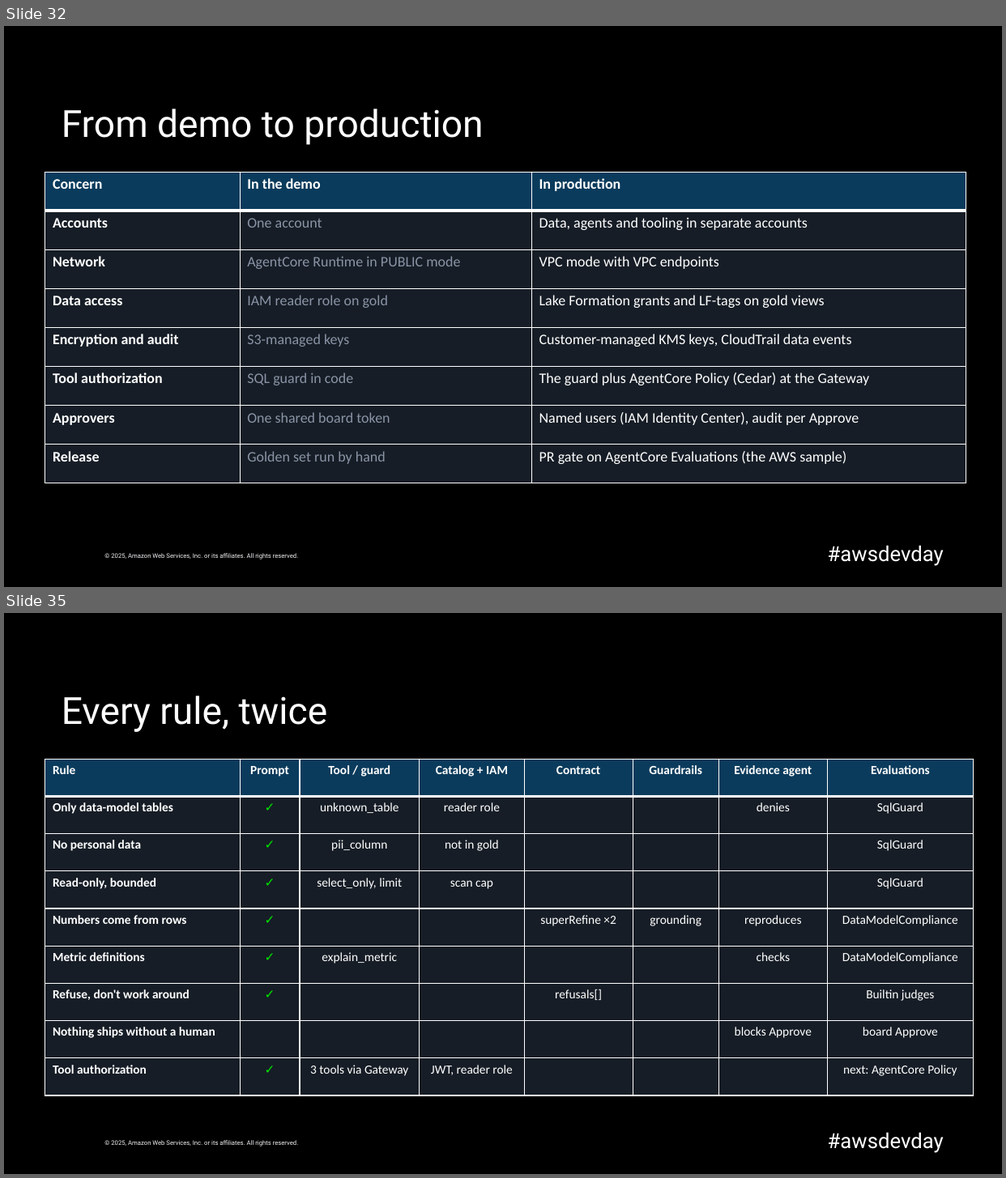
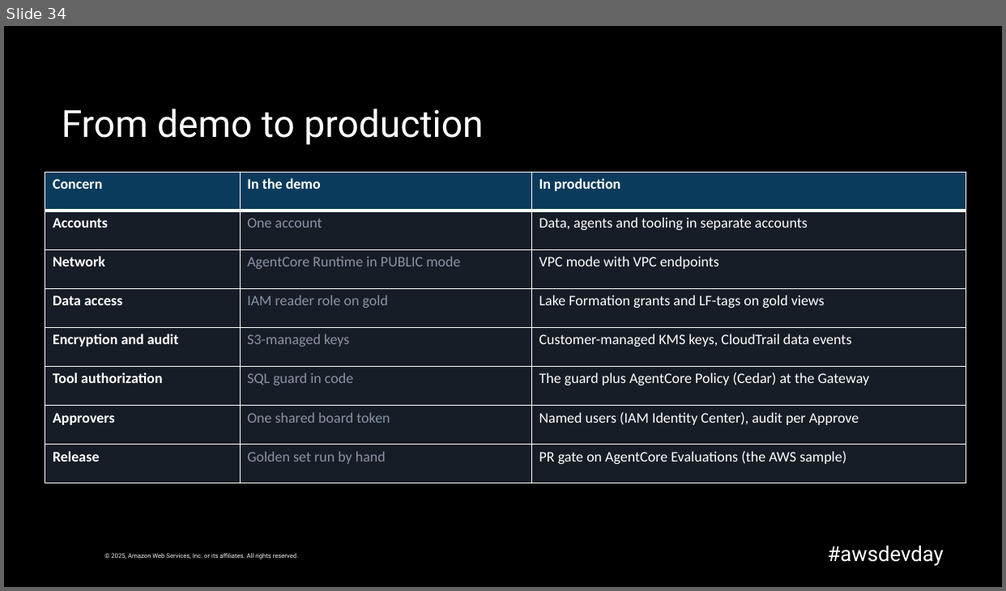
Before and after one commit to caroline-cah/lakehouse-harness, a slide deck: talk/harness-engineering-live.pptx. Shown one above the other, each under a label of ours: slides 32 and 35 before the commit, slide 34 after it; the slides between them are not shown. The pictures are 1006x1178 and 1006x591 pixels, drawn with LibreOffice and Linux fonts; fonts in the diff are those of the drawing; background and template pictures are left out. Boxes give left, top, right and bottom in pixels: in the first picture for what was removed or moved away, otherwise in the second. Text is boxed around its words. In the diff, an @@ line names an element or a change of style, - is before the commit and + after.

```diff
--- a/talk/harness-engineering-live.pptx
+++ b/talk/harness-engineering-live.pptx
@@ slide 35 removed at <box>4,613,1002,1174</box>, background #000000; not listed: 2 template elements that a slide beside it also shows @@
@@ title removed at <box>62,696,328,732</box> @@
-Every rule, twice
@@ table removed at <box>45,759,974,1096</box>, 9 rows, 8 columns @@
-Rule | Prompt | Tool / guard | Catalog + IAM | Contract | Guardrails | Evidence agent | Evaluations
-Only data-model tables | ✓ | unknown_table | reader role |  |  | denies | SqlGuard
-No personal data | ✓ | pii_column | not in gold |  |  |  | SqlGuard
-Read-only, bounded | ✓ | select_only, limit | scan cap |  |  |  | SqlGuard
-Numbers come from rows | ✓ |  |  | superRefine ×2 | grounding | reproduces | DataModelCompliance
-Metric definitions | ✓ | explain_metric |  |  |  | checks | DataModelCompliance
-Refuse, don't work around | ✓ |  |  | refusals[] |  |  | Builtin judges
-Nothing ships without a human |  |  |  |  |  | blocks Approve | board Approve
-Tool authorization | ✓ | 3 tools via Gateway | JWT, reader role |  |  |  | next: AgentCore Policy
@@ what was slide 32 is now slide 34 @@
```
Also in this commit, not shown: 16 slides changed, 16 slides added, 19 other slides removed, 2 other files.
